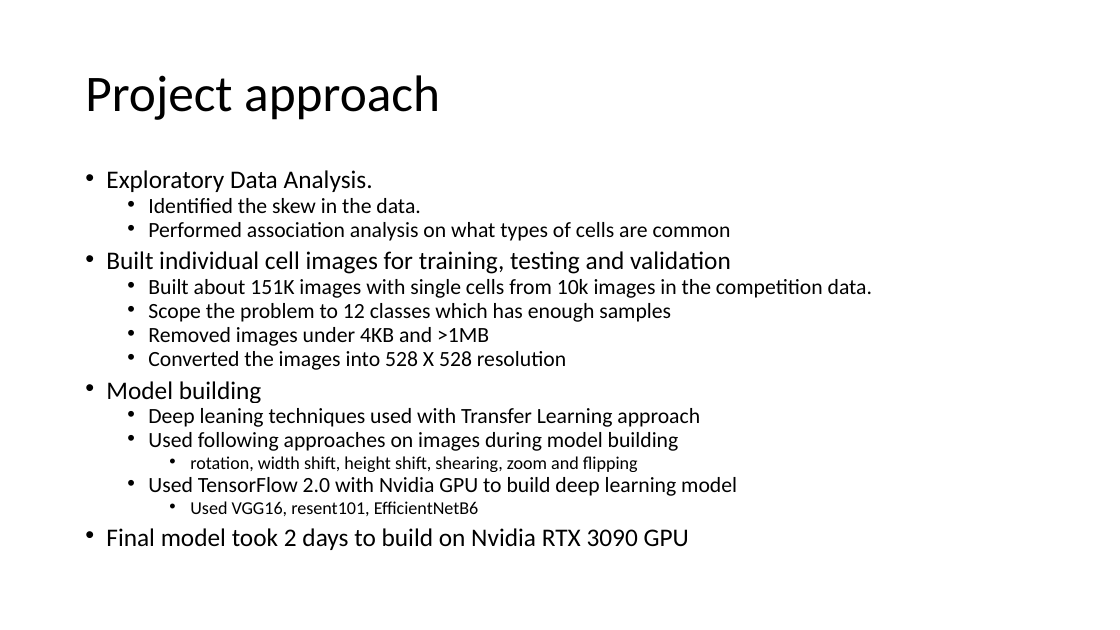
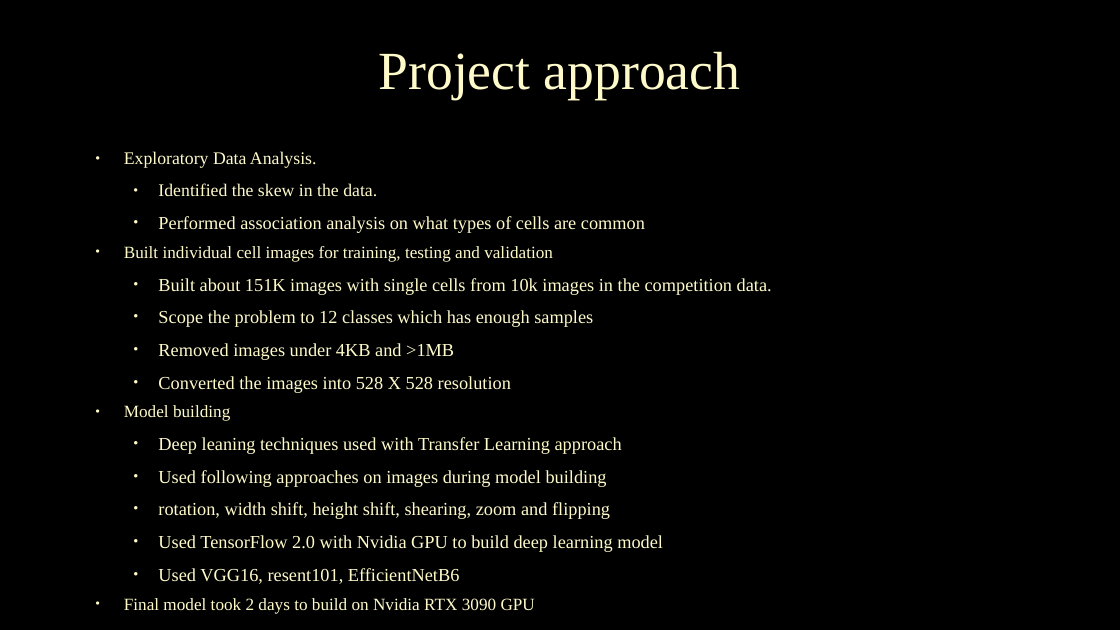
Before and after one commit to srihari-busam/MS-ADS-Portfolio, a slide deck: slide 8 of MS ADS.pptx. Drawn at 1120x630 pixels with LibreOffice and Linux fonts; fonts in the diff are those of the drawing; background and template pictures are left out. Boxes give left, top, right and bottom in pixels: in the first picture for what was removed or moved away, otherwise in the second. Text is boxed around its words. In the diff, an @@ line names an element or a change of style, - is before the commit and + after.

```diff
--- a/MS ADS.pptx
+++ b/MS ADS.pptx
@@ background #FFFFFF to picture (left out) @@
@@ title "Project approach": place and size @@
-title "Project approach" at (85,75,440,120)
+title "Project approach" at (379,51,740,100)
@@ title "Project approach" at (379,51,740,100): size 44 to 46 pt, font Calibri to Times New Roman, text colour #000000 to #FEFAC9, letter outline none to #404040 0.75 pt; alignment left to centre @@
@@ text "Exploratory Data Analysis.": place and size @@
-text "Exploratory Data Analysis." at (106,170,872,550)
+text "Exploratory Data Analysis." at (124,151,772,614)
@@ text "Exploratory Data Analysis." at (124,151,772,614): size 21.7 to 15.2 pt in "Exploratory Data Analysis."; font Calibri to Times New Roman, text colour #000000 to #FEFAC9, highlight #FFFFFF to none, letter outline none to #404040 0.75 pt; size 18.6 to 15.2 pt in "Identified the skew in the data."; size 18.6 to 15.7 pt in "Performed association analysis on what types of ...", "Built about 151K images with single cells ...", "Scope the problem to 12 classes which ...", "Removed images under 4KB and >1MB" and 4 more places; size 21.7 to 14.7 pt in "Built individual cell images for training, testing ...", "Model building", "Final model took 2 days to build ..."; size 15.5 to 15.7 pt in "rotation, width shift, height shift, shearing, zoom ...", "Used VGG16, resent101, EfficientNetB6"; indent changed; line spacing 0.7 to 0.9; line spacing 0.7 to 1; more space between paragraphs; less space between paragraphs; list level 3 to 2 in "rotation, width shift, height shift, ..."; list level 3 to 2 in "Used VGG16, resent101, EfficientNetB6" @@
```
Also in this commit, not shown: 16 other slides changed, 1 slide added, 1 slide removed, 1 other file.
